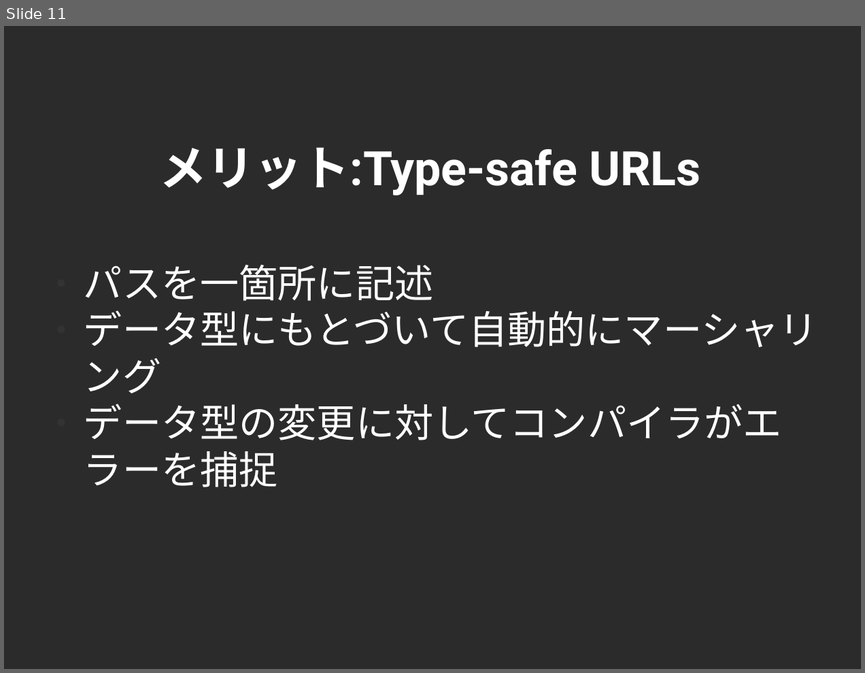
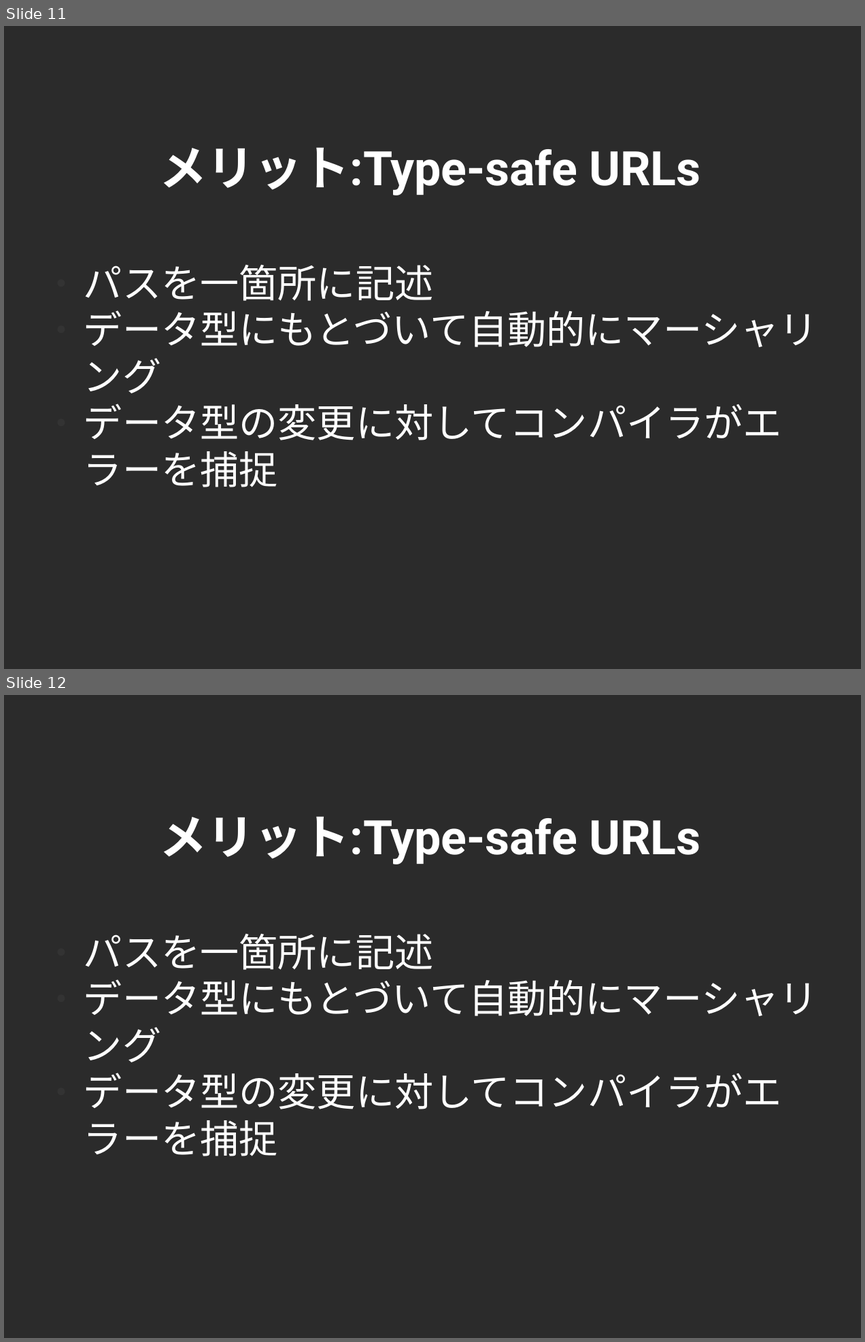
Before and after one commit to cutsea110/cross-slide, a slide deck: CROSS-Yesod.odp. Shown one above the other, each under a label of ours: slide 11 before the commit, slides 11 and 12 after it. The pictures are 865x673 and 865x1342 pixels, drawn with LibreOffice and Linux fonts; fonts in the diff are those of the drawing; background and template pictures are left out; a plain dark background stands for a picture behind light text. Boxes give left, top, right and bottom in pixels: in the first picture for what was removed or moved away, otherwise in the second. Text is boxed around its words. In the diff, an @@ line names an element or a change of style, - is before the commit and + after.

```diff
--- a/CROSS-Yesod.odp
+++ b/CROSS-Yesod.odp
@@ slide 12 added at <box>4,695,861,1338</box>, background picture (left out) @@
@@ title added at <box>160,816,700,864</box>, 44 pt, text #FFFFFF, bold @@
+メリット:Type-safe URLs
@@ text added at <box>84,934,817,1156</box>, 36 pt, text #FFFFFF @@
+● パスを一箇所に記述
+● データ型にもとづいて自動的にマーシャリング
+● データ型の変更に対してコンパイラがエラーを捕捉
```
Also in this commit, not shown: 3 slides changed, 2 other files.
